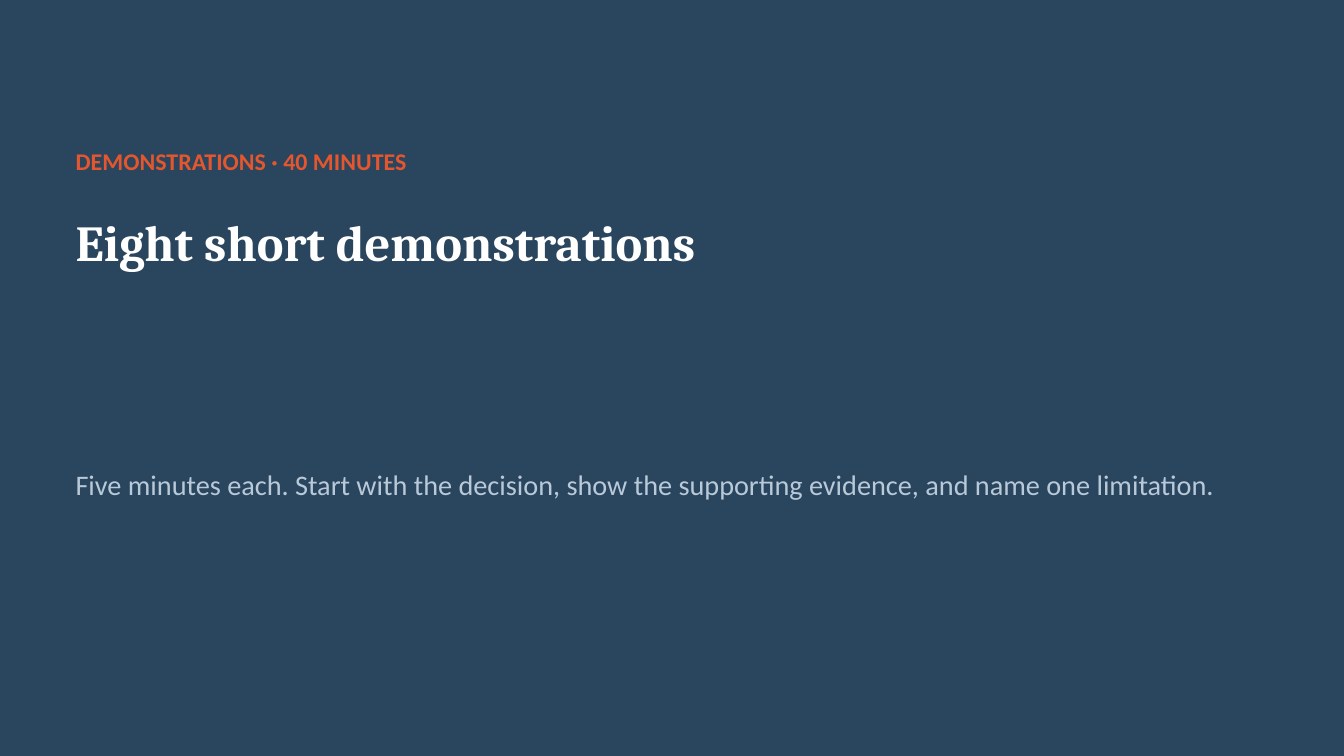
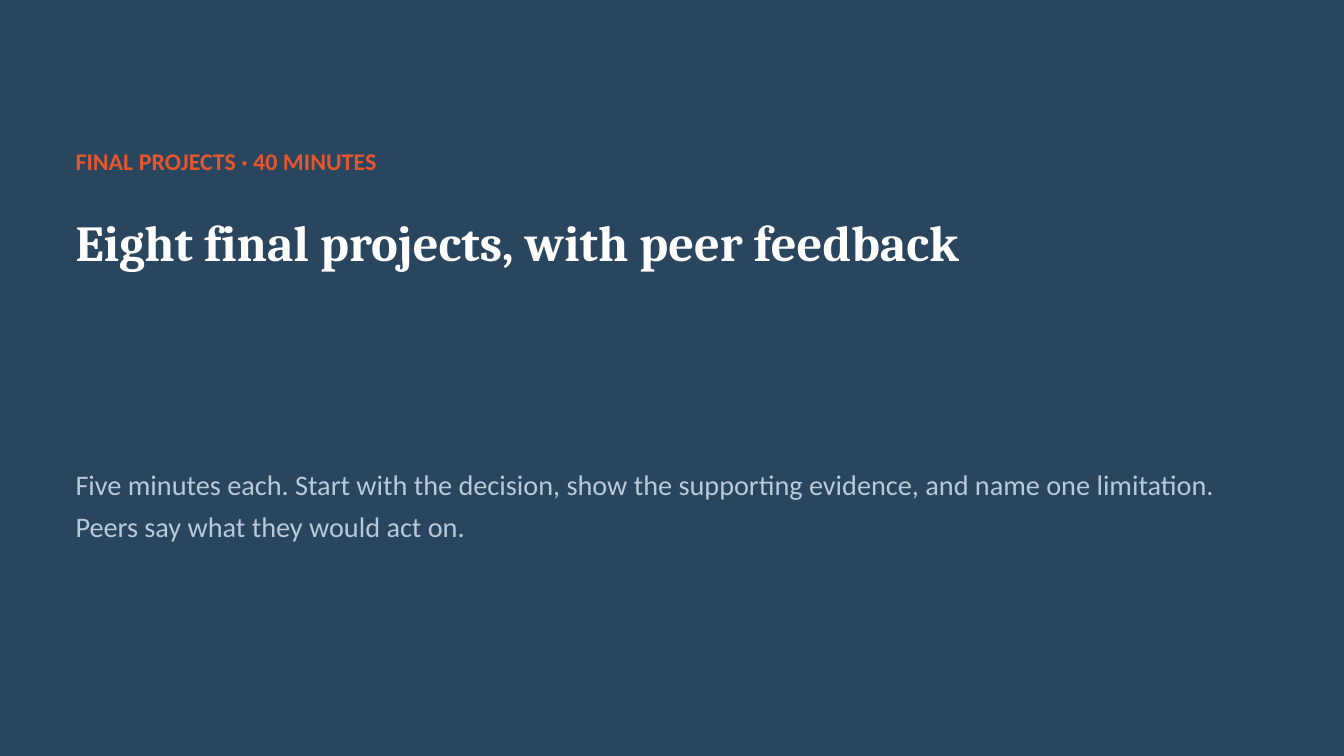
Before and after one commit to Jotham566/teaching-material, a slide deck: slide 26 of DataAnalysis_Track/decks/DA_S15_Measures_a_dashboard_and_presenting_it.pptx. Drawn at 1344x756 pixels with LibreOffice and Linux fonts; fonts in the diff are those of the drawing. Boxes give left, top, right and bottom in pixels: in the first picture for what was removed or moved away, otherwise in the second. Text is boxed around its words. In the diff, an @@ line names an element or a change of style, - is before the commit and + after.

```diff
--- a/DataAnalysis_Track/decks/DA_S15_Measures_a_dashboard_and_presenting_it.pptx
+++ b/DataAnalysis_Track/decks/DA_S15_Measures_a_dashboard_and_presenting_it.pptx
@@ text at (76, 154, 376, 170): text changed @@
-DEMONSTRATIONS · 40 MINUTES
+FINAL PROJECTS · 40 MINUTES
@@ text at (76, 225, 959, 272): text changed @@
-Eight short demonstrations
+Eight final projects, with peer feedback
@@ text at (76, 475, 1214, 542): text changed @@
-Five minutes each. Start with the decision, show the supporting evidence, and name one limitation.
+Five minutes each. Start with the decision, show the supporting evidence, and name one limitation. Peers say what they would act on.
```
Also in this commit, not shown: 5 other slides changed, 40 other files.
